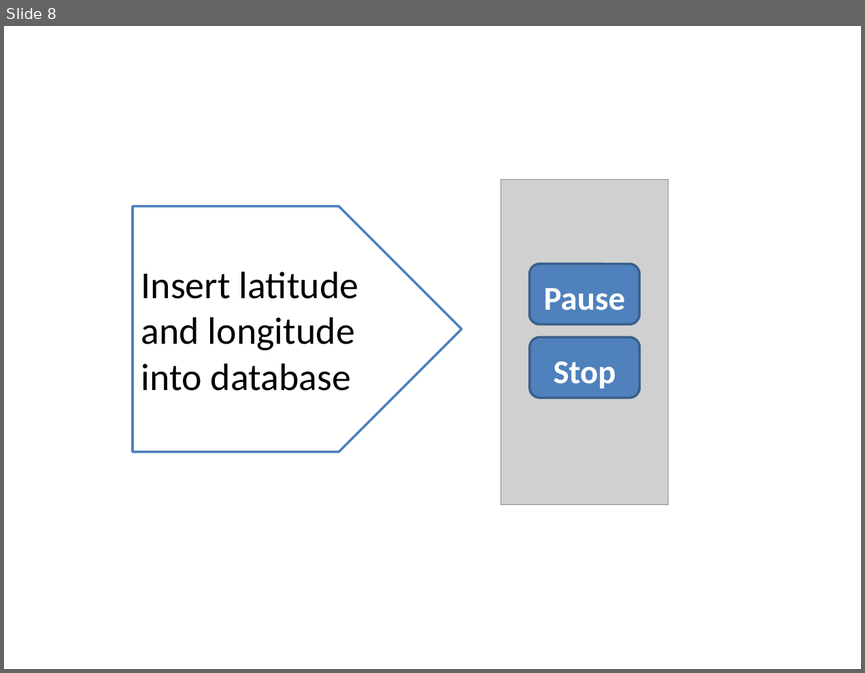
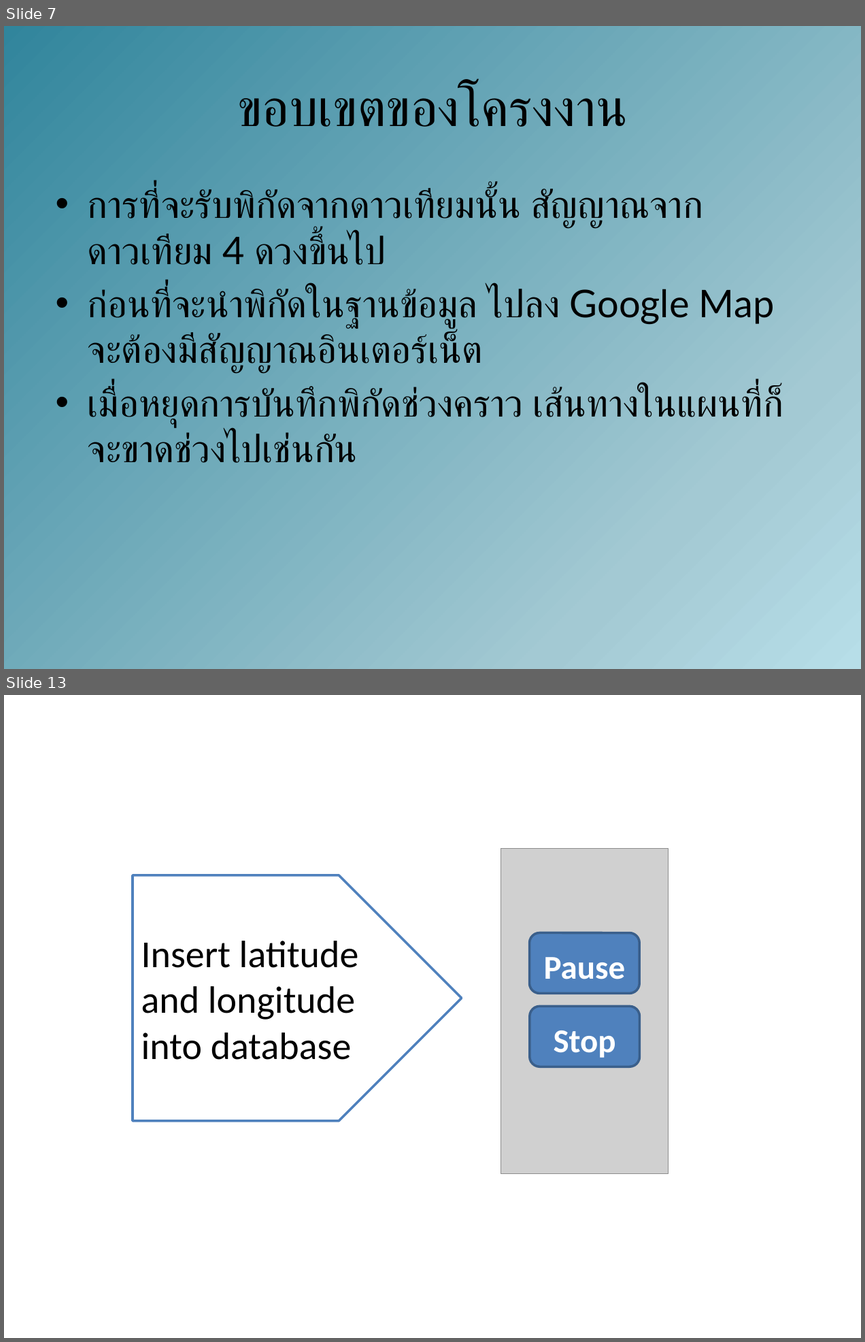
Before and after one commit to amfeelgood/Senior_Project, a slide deck: Doc/ProjectPresentation1.pptx. Shown one above the other, each under a label of ours: slide 8 before the commit, slides 7 and 13 after it; the slides between them are not shown. The pictures are 865x673 and 865x1342 pixels, drawn with LibreOffice and Linux fonts; fonts in the diff are those of the drawing; grey boxes stand for pictures. Boxes give left, top, right and bottom in pixels: in the first picture for what was removed or moved away, otherwise in the second. Text is boxed around its words. In the diff, an @@ line names an element or a change of style, - is before the commit and + after.

```diff
--- a/Doc/ProjectPresentation1.pptx
+++ b/Doc/ProjectPresentation1.pptx
@@ slide 7 added at (4,26,861,669), background gradient #B7DEE8 to #A3C9D3 to #31859C to #FFFFFF to #FFEBFA @@
@@ title added at (237,85,628,127), 44 pt, text #000000 @@
+ขอบเขตของโครงงาน
@@ text added at (88,188,784,463), 32 pt, text #000000 @@
+• การที่จะรับพิกัดจากดาวเทียมนั้น สัญญาณจากดาวเทียม 4 ดวงขึ้นไป
+• ก่อนที่จะนำพิกัดในฐานข้อมูล ไปลง Google Map จะต้องมีสัญญาณอินเตอร์เน็ต
+• เมื่อหยุดการบันทึกพิกัดช่วงคราว เส้นทางในแผนที่ก็จะขาดช่วงไปเช่นกัน
@@ what was slide 8 is now slide 13 @@
```
Also in this commit, not shown: 5 slides changed, 6 other slides added, 1 slide removed.
